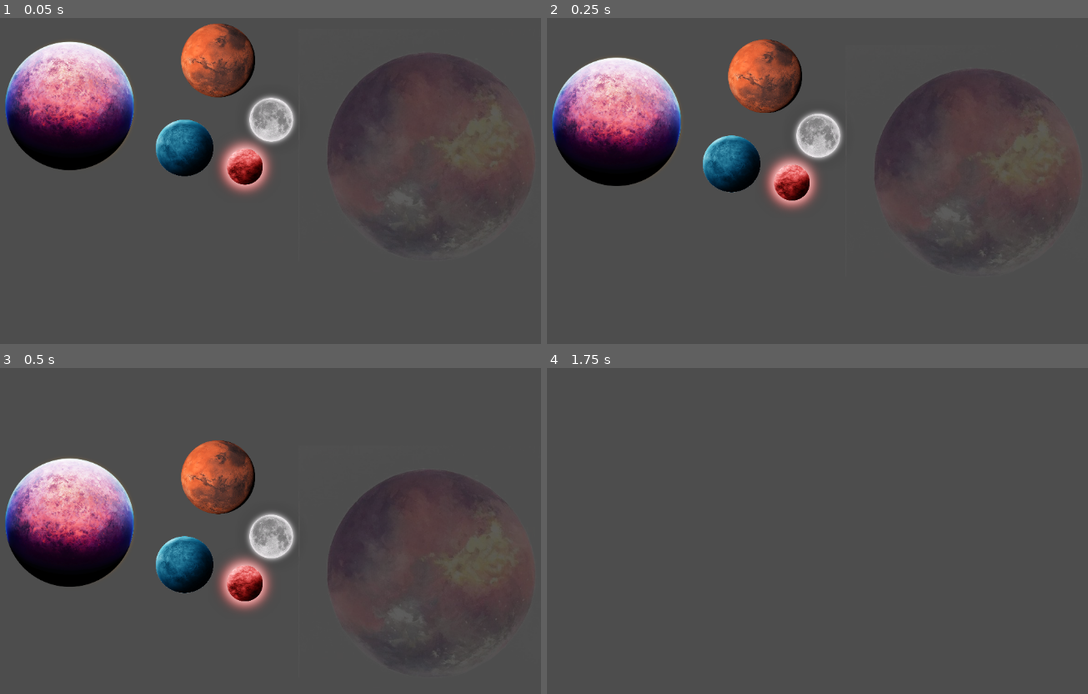
Above: before the commit, frames 1-4 (two rows, left to right).
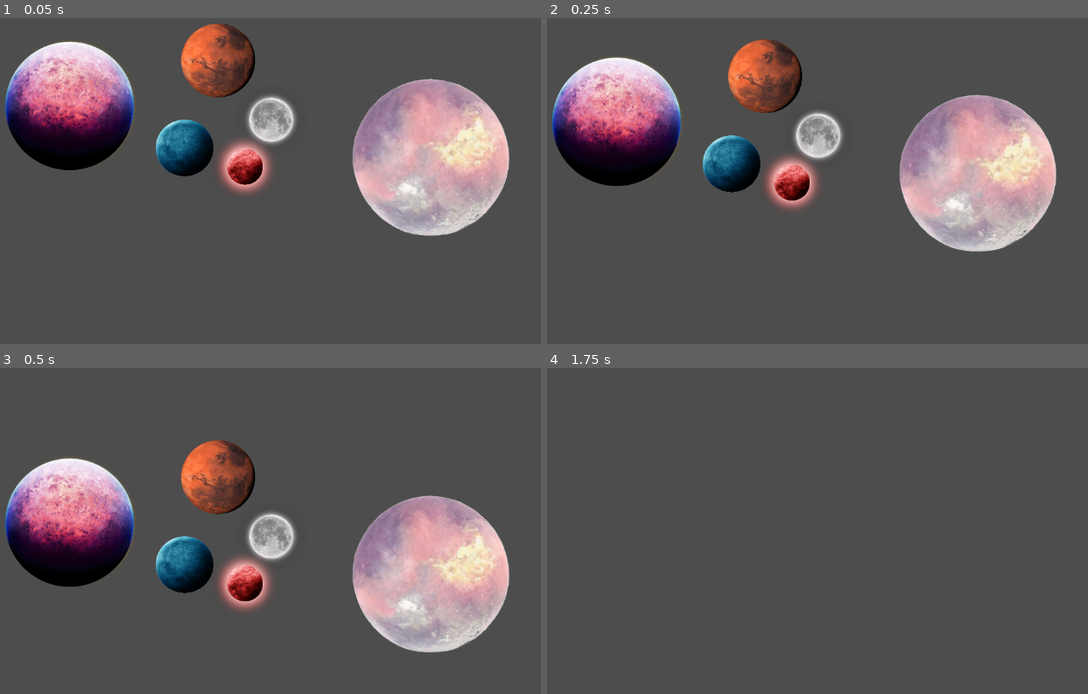
Above: after the commit, the same moments.

Repository: 6thAce/marbel-merger
Game: Godot game, scene res://main.tscn
The game is run twice, just before and just after one commit, with the same random seed, the same clock (stepped at 60 frames per second) and the same inputs.
Inputs:
- Up to frame 1 (0.05 s): no input
- Up to frame 2 (0.25 s): no input
- Up to frame 3 (0.5 s): no input
- Up to frame 4 (1.75 s): no input

The runs differ from the first frame. In frame 1, 13% of the frame differs, in the area x 60-95%, y 11-69%; in frame 2, 13%, in the area x 60-95%, y 16-74%; in frame 3, 13%; in frame 4, nothing differs.

Commit message:
Planet updated

Diff:
--- a/ball4.tscn
+++ b/ball4.tscn
@@ -3,14 +3,14 @@
 [ext_resource type="Texture2D" uid="uid://btejto8hc3tdn" path="res://Planet/pngwing.com (4).png" id="1_vhg11"]
 
 [sub_resource type="CircleShape2D" id="CircleShape2D_s1pa7"]
-radius = 182.00275
+radius = 135.03333
 
 [node name="ball" type="RigidBody2D"]
 
 [node name="Sprite2D" type="Sprite2D" parent="."]
-modulate = Color(0.37036446, 0.3703645, 0.37036446, 1)
-scale = Vector2(0.8, 0.8)
+scale = Vector2(0.6, 0.6)
 texture = ExtResource("1_vhg11")
 
 [node name="CollisionShape2D" type="CollisionShape2D" parent="."]
+position = Vector2(3, -3)
 shape = SubResource("CircleShape2D_s1pa7")
Binary file changed: Planet/pngwing.com (4).png
